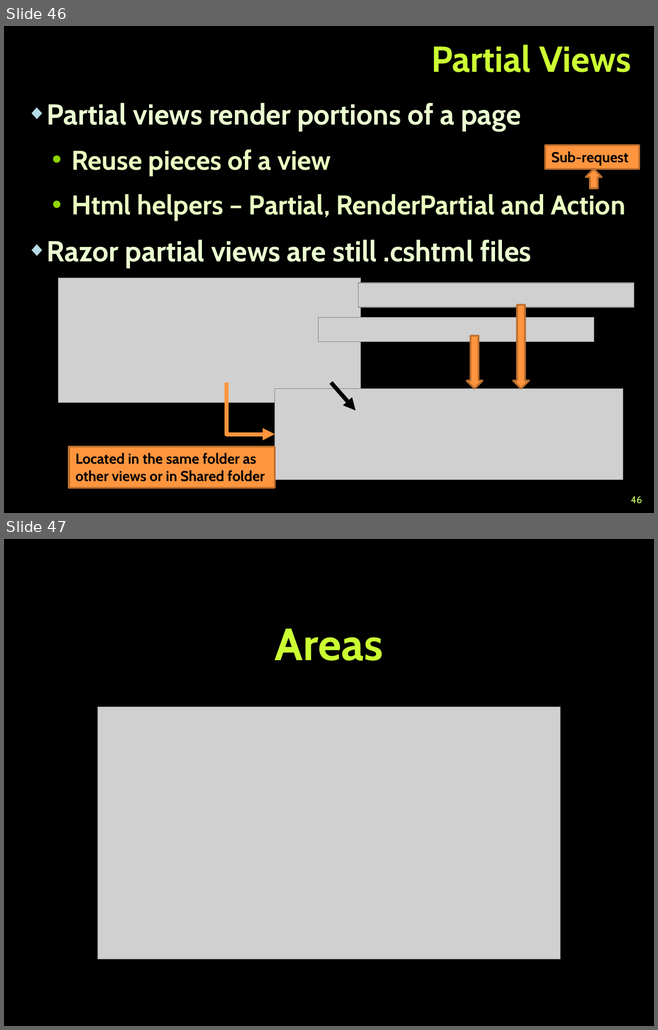
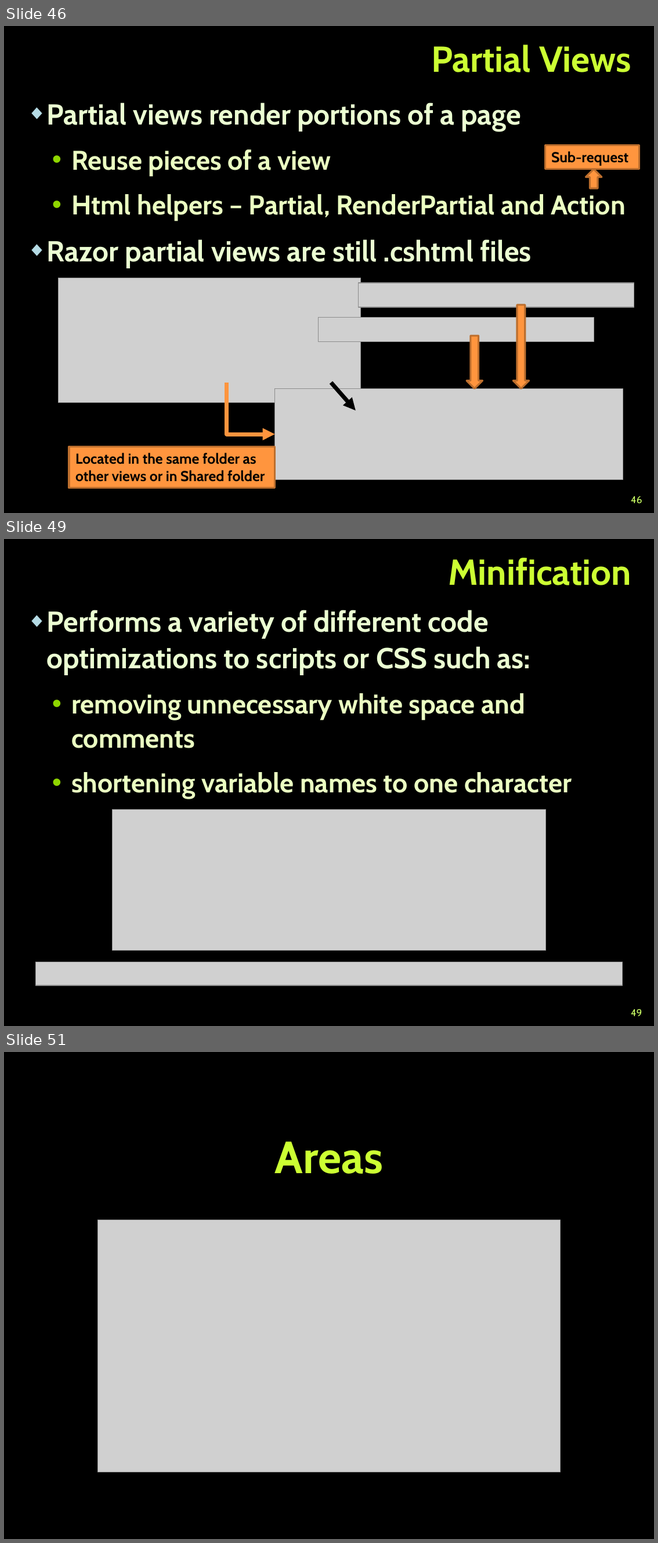
Before and after one commit to TelerikAcademy/ASP.NET-MVC, a slide deck: 02. ASP.NET-MVC-Essentials/ASP.NET MVC Essentials.pptx. Shown one above the other, each under a label of ours: slides 46 and 47 before the commit, slides 46, 49 and 51 after it; the slides between them are not shown. The pictures are 658x1030 and 658x1543 pixels, drawn with LibreOffice and Linux fonts; fonts in the diff are those of the drawing; grey boxes stand for pictures; background and template pictures are left out. Boxes give left, top, right and bottom in pixels: in the first picture for what was removed or moved away, otherwise in the second. Text is boxed around its words. In the diff, an @@ line names an element or a change of style, - is before the commit and + after.

Commit message:
Added slides for bundling and minification in ASP.NET MVC Essentials.pptx

```diff
--- a/02. ASP.NET-MVC-Essentials/ASP.NET MVC Essentials.pptx
+++ b/02. ASP.NET-MVC-Essentials/ASP.NET MVC Essentials.pptx
@@ slide 49 added at (4,539,654,1026), background picture (left out) @@
@@ title added at (448,558,631,585), 40 pt, text #CCFF33, bold @@
+Minification
@@ text added at (47,610,572,799), 30 pt, text #EBFFC2, bold @@
+◆ Performs a variety of different code optimizations to scripts or CSS such as:
+  • removing unnecessary white space and comments
+  • shortening variable names to one character
@@ picture added at (112,810,546,951) @@
@@ picture added at (35,962,622,985) @@
@@ page number added at (630,1009,641,1016), 11 pt, text #CCFF66 @@
+49
@@ what was slide 47 is now slide 51 @@
```
Also in this commit, not shown: 1 slide changed, 3 other slides added, 1 other file.
